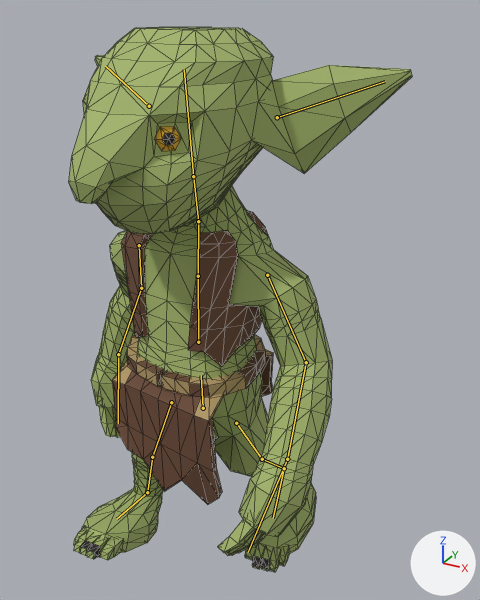
Before and after pictures for a commit that changed the glTF model creatures/experiments/boxmodel/abc/t7x/zoo/goblin/stage4/goblin.glb.
Before and after are seen from a camera (50 mm lens) standing at (0.598, -0.939, 1.019) and looking at (0.07, 0.023, 0.538). The lights are fixed; the arrows at lower right show +X, +Y and +Z. The picture after the commit comes second. Both versions are drawn at frame 18 of the action 'move'; the numbers are the values there. The bones that bend it are drawn over the model as lines. Mesh edges are drawn as thin lines.

In view in the first picture: 'body', 'piece_fingers', 'piece_loincloth', 'piece_toes', 'piece_vest' and 1 more.
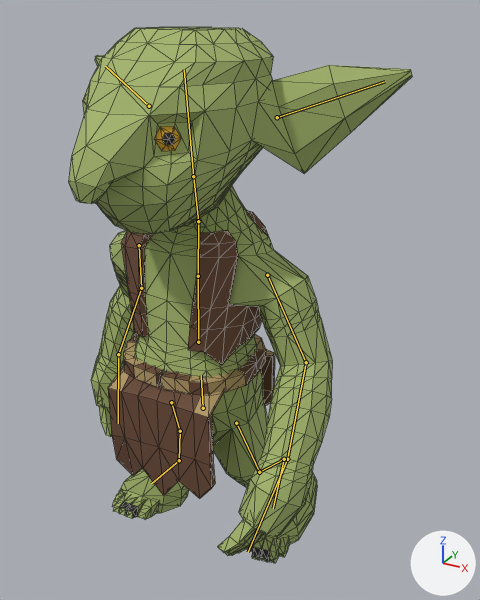
What the commit changed:
Bone 'thigh.L' (bone_thigh_l) turns from (-21, 0, 0) to (-7, 1, 3) degrees about its own x, y and z.
Bone 'shin.L' (bone_shin_l) turns from (-2, 0, 0) to (-40, -1, -2) degrees about its own x, y and z.
Bone 'foot.L' (bone_foot_l) turns from (1, 0, 0) to (25, 0, -7) degrees about its own x, y and z.
Bone 'thigh.R' (bone_thigh_r) turns from (22, 0, 0) to (-22, 0, 2) degrees about its own x, y and z.
Bone 'shin.R' (bone_shin_r) turns from (0, 0, 0) to (33, 1, -3) degrees about its own x, y and z.
Bone 'foot.R' (bone_foot_r) turns from (0, 0, 0) to (10, 1, 2) degrees about its own x, y and z.

What differs and where, as boxes (x1, y1, x2, y2) in the pictures (480 x 600 px):
'body', posed
    before: (69, 27, 412, 553)
    after: (69, 27, 412, 544)
'piece_loincloth', posed
    before: (112, 334, 273, 505)
    after: (108, 334, 275, 499)
'piece_toes', posed (18% narrower, 60% taller)
    before: (74, 526, 290, 572)
    after: (112, 489, 290, 563)
bone 'thigh.L', root to tip
    before: (236, 423) to (262, 459)
    after: (236, 423) to (259, 472)
bone 'shin.L', root to tip
    before: (262, 459) to (284, 468)
    after: (259, 472) to (284, 459)
bone 'foot.L', root to tip
    before: (284, 468) to (273, 518)
    after: (284, 459) to (273, 508)
bone 'thigh.R', root to tip
    before: (171, 402) to (152, 457)
    after: (171, 402) to (180, 431)
bone 'shin.R', root to tip
    before: (152, 457) to (147, 492)
    after: (180, 431) to (179, 460)
bone 'foot.R', root to tip
    before: (147, 492) to (116, 519)
    after: (179, 460) to (151, 483)
